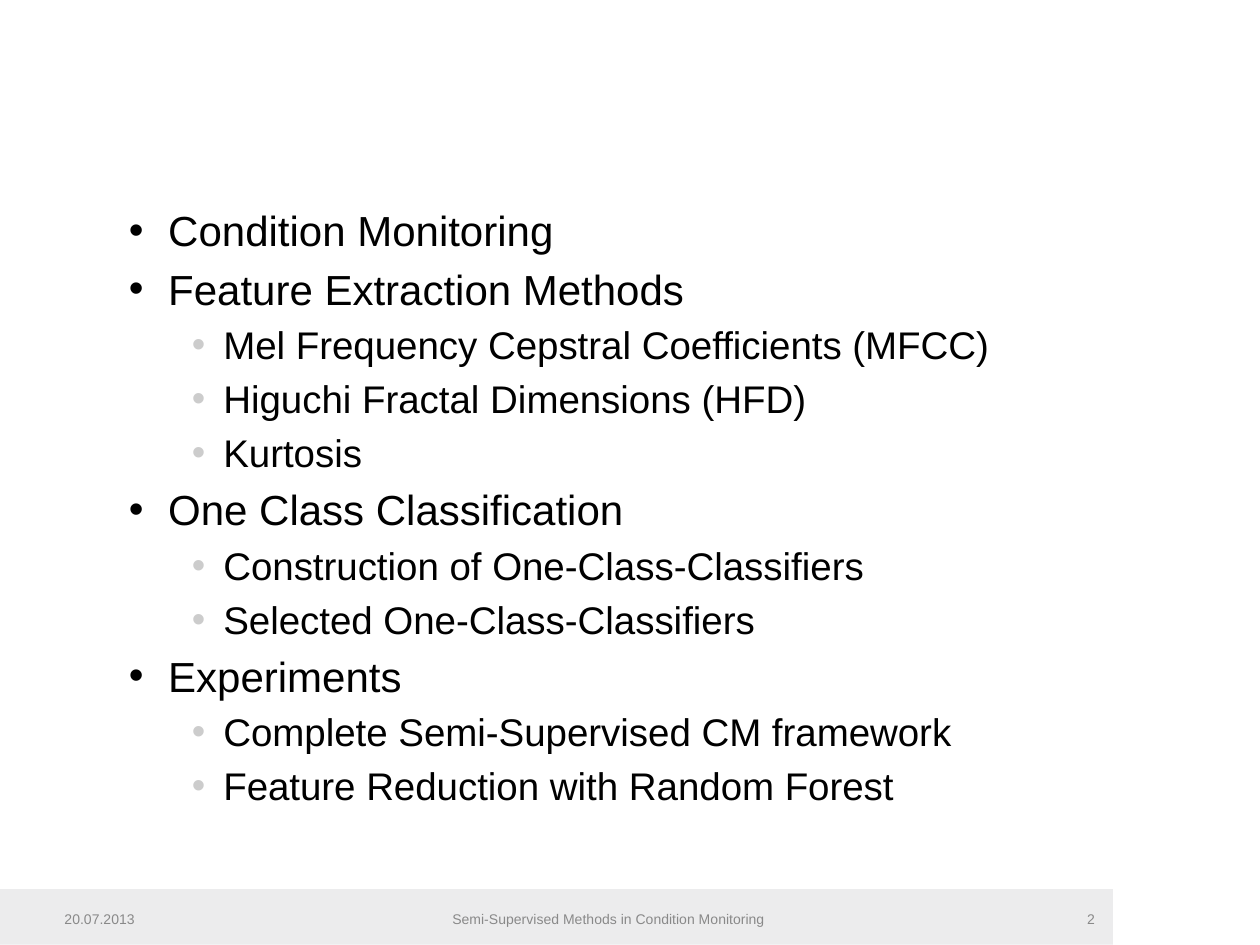
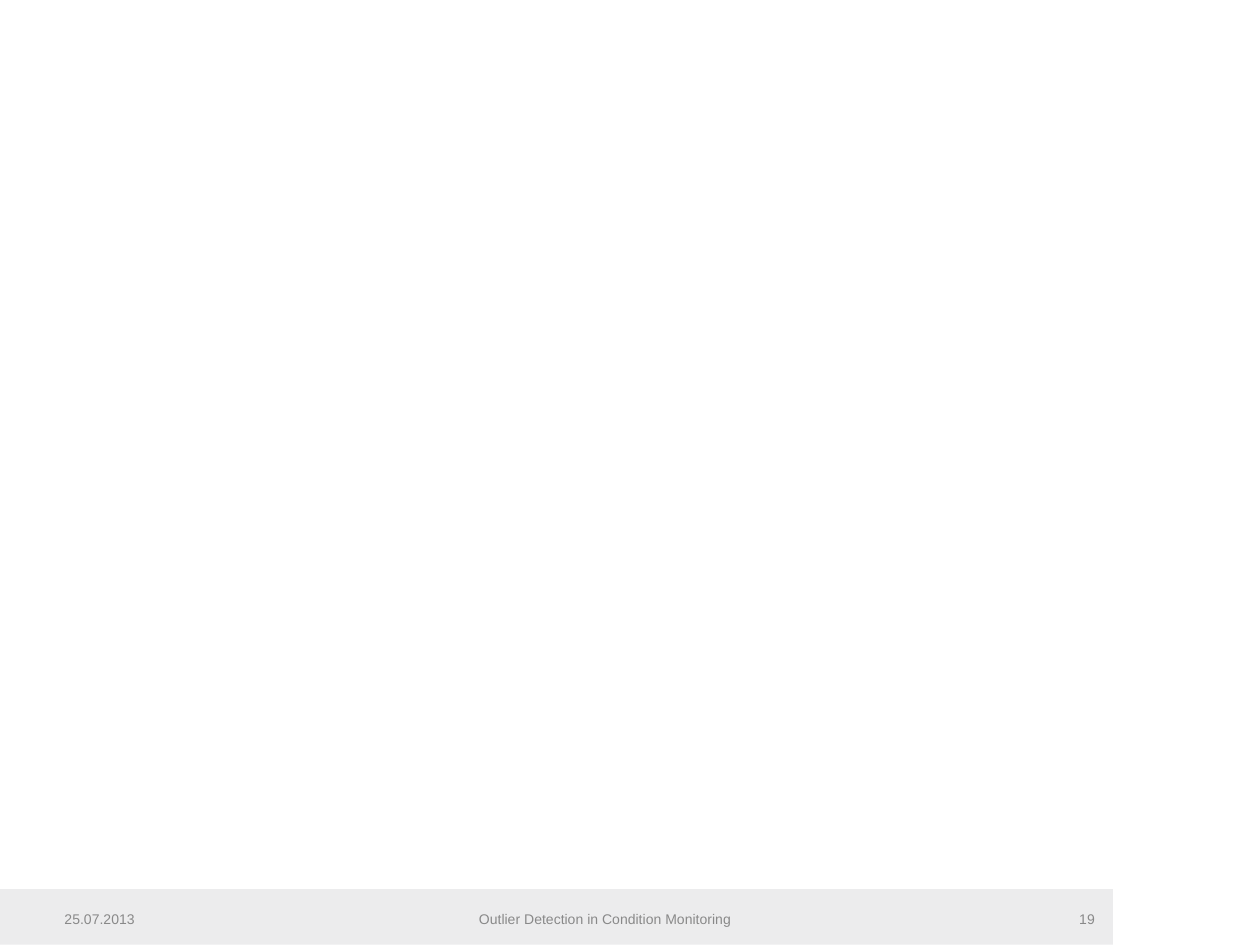
Before and after one commit to fera0013/MasterThesis, a slide deck: slide 19 of Documentation/SemiSupervisedMethodsInConditionMonitoring.pptx (slide 2 before the commit). Drawn at 1260x945 pixels with LibreOffice and Linux fonts; fonts in the diff are those of the drawing; grey boxes stand for pictures; background and template pictures are left out. Boxes give left, top, right and bottom in pixels: in the first picture for what was removed or moved away, otherwise in the second. Text is boxed around its words. In the diff, an @@ line names an element or a change of style, - is before the commit and + after.

Commit message:
Outlier Detection in Condition Monitoring Documentation

```diff
--- a/Documentation/SemiSupervisedMethodsInConditionMonitoring.pptx
+++ b/Documentation/SemiSupervisedMethodsInConditionMonitoring.pptx
@@ text removed at (168, 215, 989, 801) @@
-  • Condition Monitoring
-  • Feature Extraction Methods
-    • Mel Frequency Cepstral Coefficients (MFCC)
-    • Higuchi Fractal Dimensions (HFD)
-    • Kurtosis
-  • One Class Classification
-    • Construction of One-Class-Classifiers
-    • Selected One-Class-Classifiers
-  • Experiments
-    • Complete Semi-Supervised CM framework
-    • Feature Reduction with Random Forest
@@ text at (64, 914, 134, 924): text changed @@
-20.07.2013
+25.07.2013
@@ text at (479, 914, 731, 927): text changed @@
-Semi-Supervised Methods in Condition Monitoring
+Outlier Detection in Condition Monitoring
@@ page number at (1079, 914, 1095, 924): text changed @@
-2
+19
```
Also in this commit, not shown: 32 other slides changed, 12 slides added, 36 slides removed, 6 other files.
